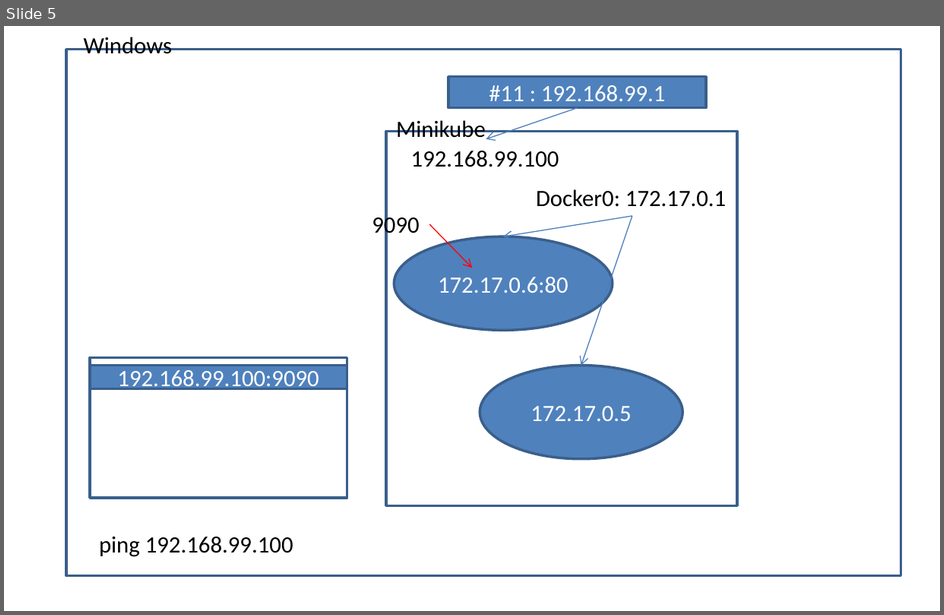
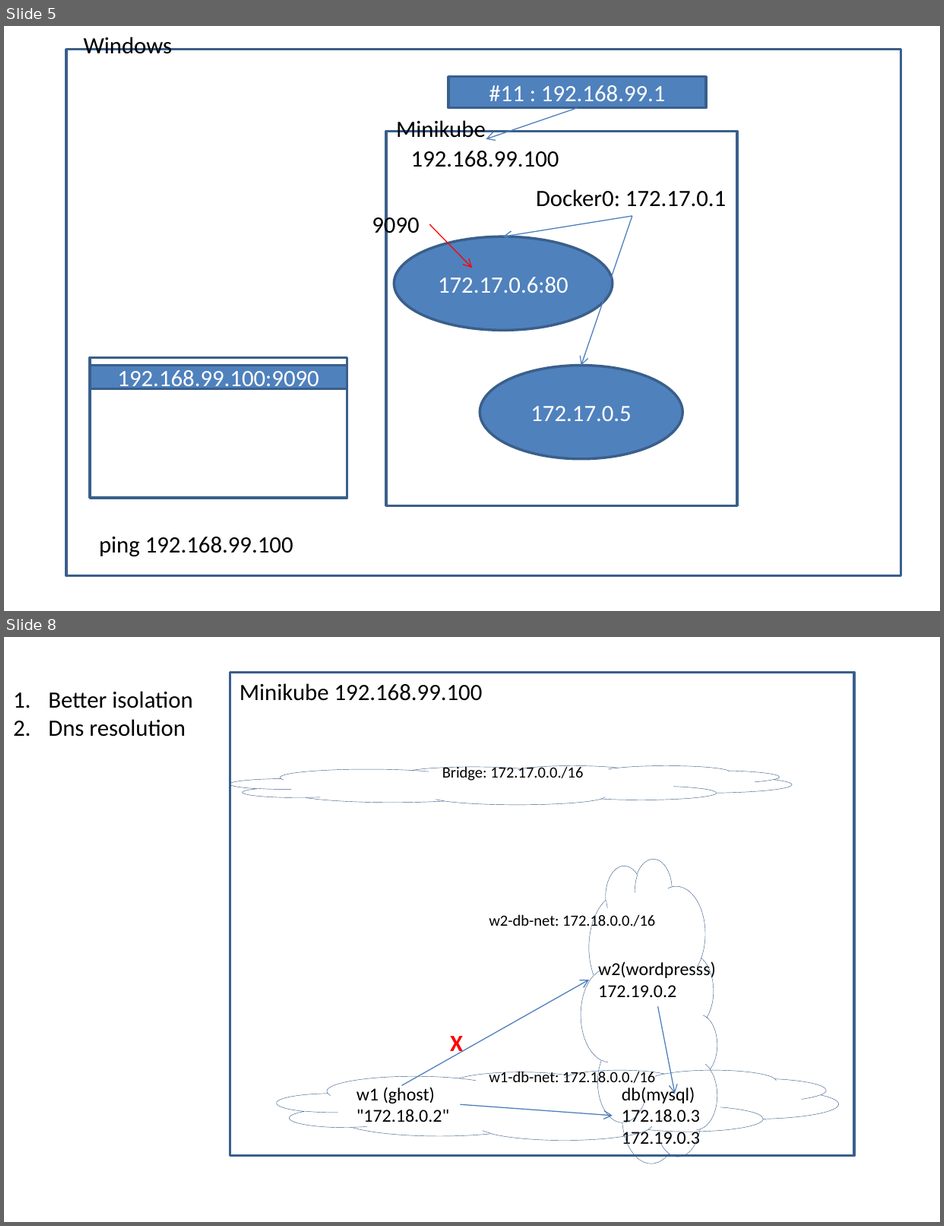
Before and after one commit to aksh-h/can-jun15-dock-kube, a slide deck: rough-diag.pptx. Shown one above the other, each under a label of ours: slide 5 before the commit, slides 5 and 8 after it; the slides between them are not shown. The pictures are 944x615 and 944x1226 pixels, drawn with LibreOffice and Linux fonts; fonts in the diff are those of the drawing. Boxes give left, top, right and bottom in pixels: in the first picture for what was removed or moved away, otherwise in the second. Text is boxed around its words. In the diff, an @@ line names an element or a change of style, - is before the commit and + after.

```diff
--- a/rough-diag.pptx
+++ b/rough-diag.pptx
@@ slide 8 added at bbox=[4, 637, 940, 1222], background #FFFFFF @@
@@ rectangle added at bbox=[230, 673, 855, 1157], outline #3A5F8C 2 pt @@
@@ text added at bbox=[48, 691, 192, 737], 18 pt, text #000000 @@
+1. Better isolation
+2. Dns resolution
@@ text added at bbox=[240, 683, 483, 701], 18 pt, text #000000 @@
+Minikube 192.168.99.100
@@ cloud added at bbox=[230, 766, 792, 806], outline #3A5F8C 0.25 pt @@
@@ text added at bbox=[443, 765, 583, 781], 12 pt, text #000000 @@
+Bridge: 172.17.0.0./16
@@ cloud added at bbox=[582, 860, 718, 1164], outline #3A5F8C 0.25 pt @@
@@ text added at bbox=[489, 913, 655, 930], 12 pt, text #000000 @@
+w2-db-net: 172.18.0.0./16
@@ text added at bbox=[598, 960, 716, 997], 14 pt, text #000000 @@
+w2(wordpresss)
+172.19.0.2
@@ arrow added from (402, 1085) to (589, 980), #4B7EBC 0.75 pt @@
@@ arrow added from (658, 1007) to (675, 1094), #4B7EBC 0.75 pt @@
@@ text added at bbox=[450, 1036, 463, 1057], 18 pt, text #FF0000, bold @@
+X
@@ cloud added at bbox=[278, 1069, 839, 1140], outline #3A5F8C 0.25 pt @@
@@ text added at bbox=[489, 1069, 655, 1087], 12 pt, text #000000 @@
+w1-db-net: 172.18.0.0./16
@@ text added at bbox=[357, 1085, 449, 1127], 14 pt, text #000000 @@
+w1 (ghost)
+"172.18.0.2"
@@ text added at bbox=[622, 1085, 700, 1149], 14 pt, text #000000 @@
+db(mysql)
+172.18.0.3
+172.19.0.3
@@ arrow added from (460, 1104) to (613, 1116), #4B7EBC 0.75 pt @@
```
Also in this commit, not shown: 1 slide changed, 2 other slides added.
